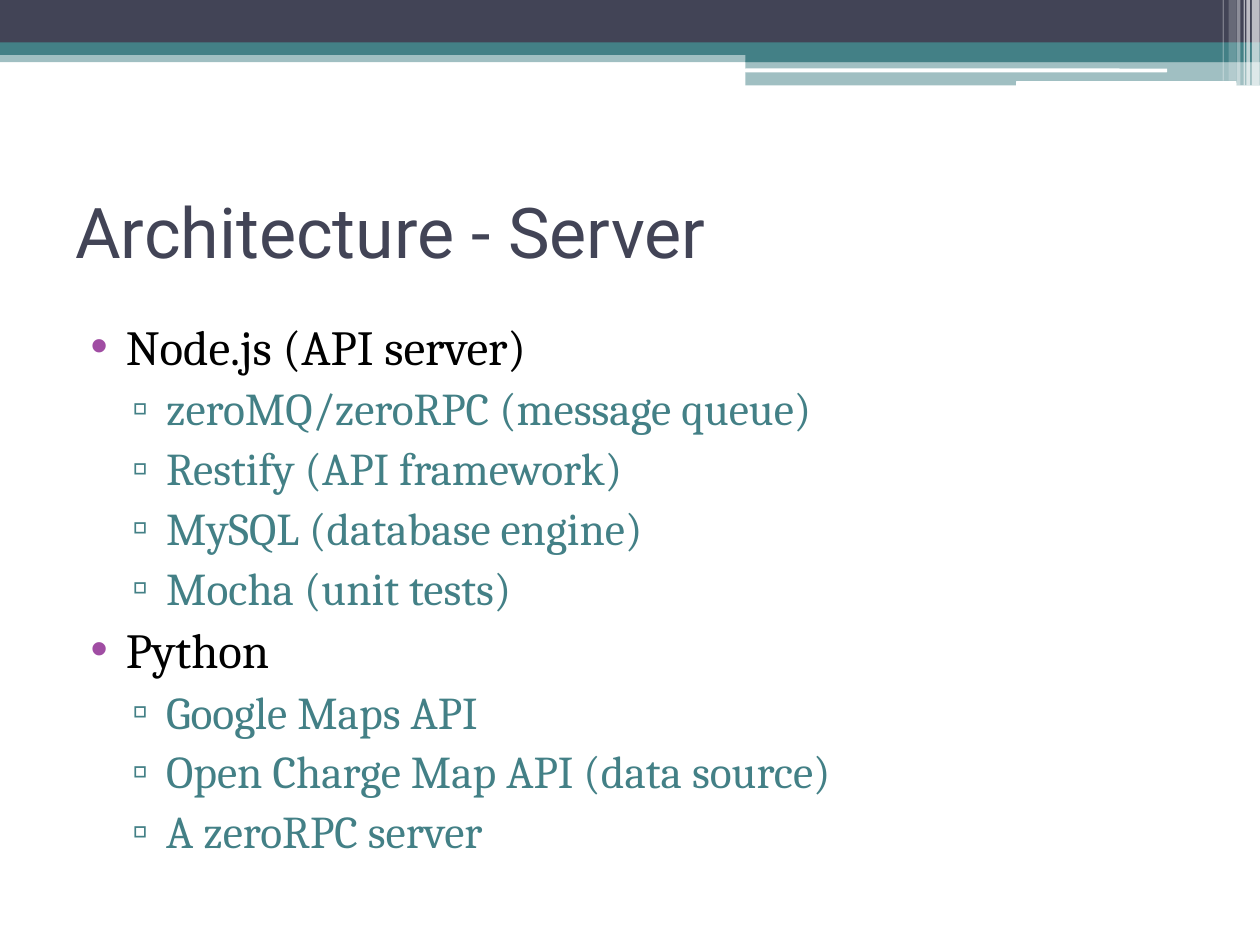
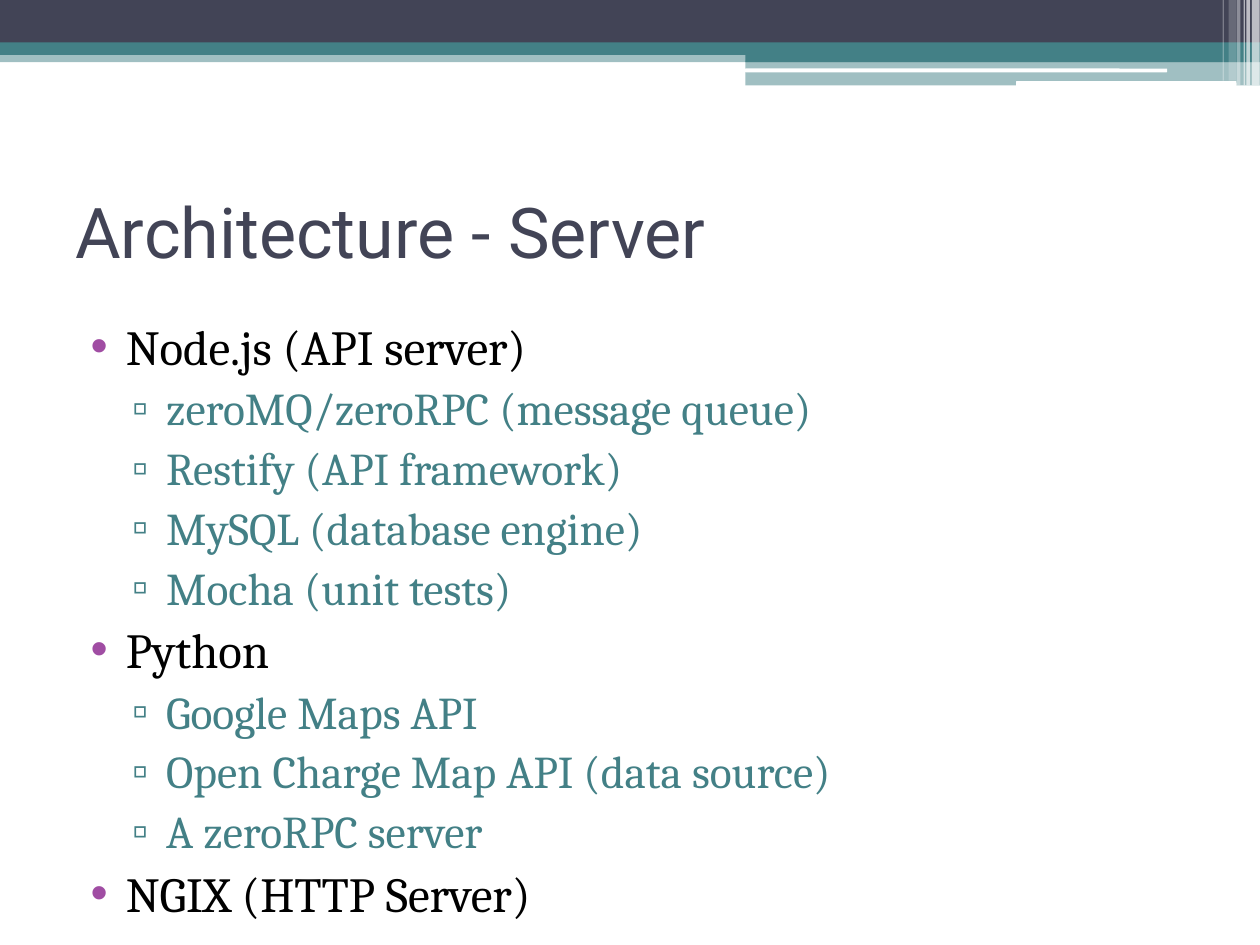
Before and after one commit to hilts-vaughan/internet-computing-wlu, a slide deck: slide 5 of Presentation.pptx. Drawn at 1260x945 pixels with LibreOffice and Linux fonts; fonts in the diff are those of the drawing. Boxes give left, top, right and bottom in pixels: in the first picture for what was removed or moved away, otherwise in the second. Text is boxed around its words. In the diff, an @@ line names an element or a change of style, - is before the commit and + after.

```diff
--- a/Presentation.pptx
+++ b/Presentation.pptx
@@ text at [126,877,531,919]: paragraph added @@
+• NGIX (HTTP Server)
```
Also in this commit, not shown: 2 other slides changed, 2 slides added, 1 other file.
